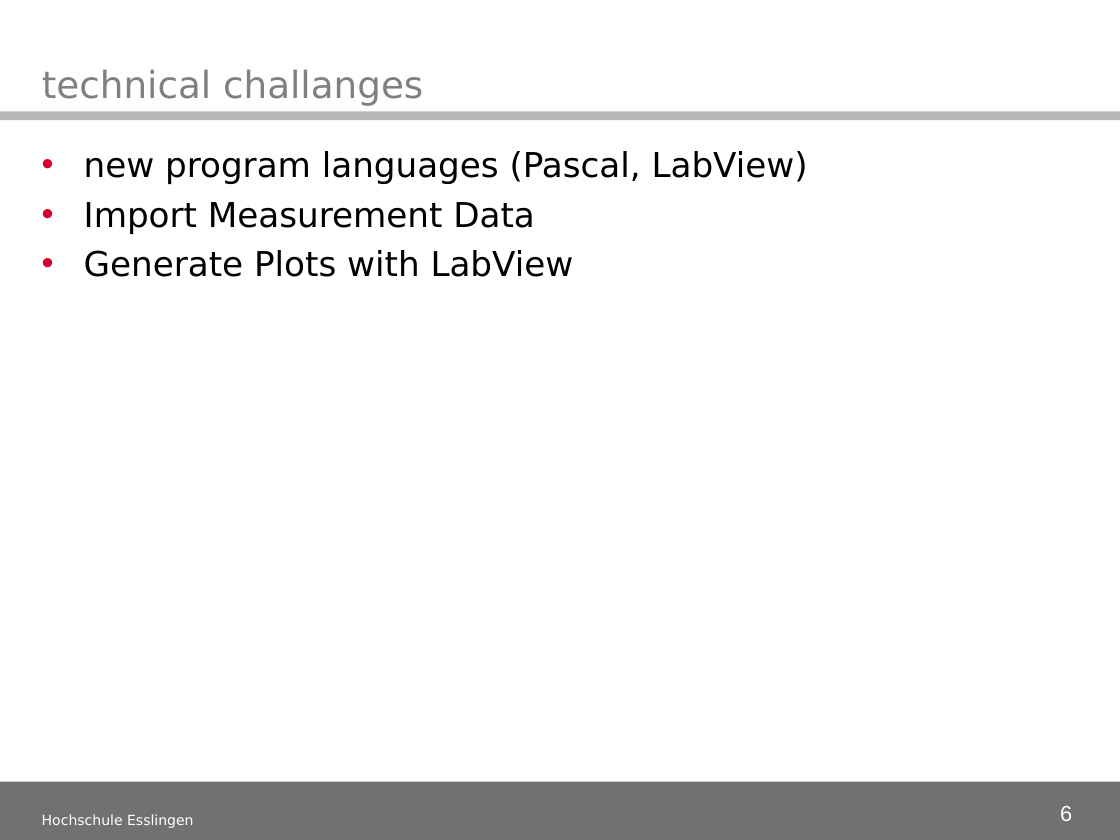
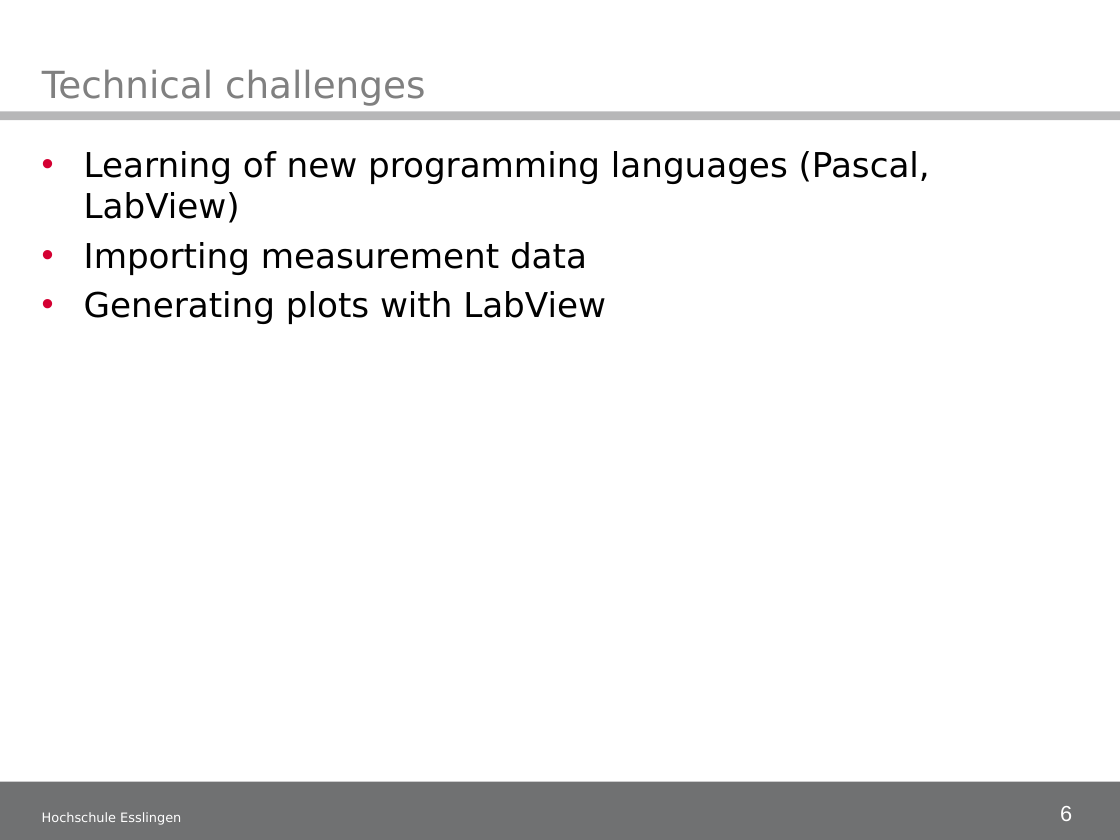
Before and after one commit to illogicdev/magneto, a slide deck: slide 6 of doku/50_Midtermpresentation/Midterm presentation_1.ppt. Drawn at 1120x840 pixels with LibreOffice and Linux fonts; fonts in the diff are those of the drawing; background and template pictures are left out. Boxes give left, top, right and bottom in pixels: in the first picture for what was removed or moved away, otherwise in the second. Text is boxed around its words. In the diff, an @@ line names an element or a change of style, - is before the commit and + after.

Commit message:
Midterm presentation_1.ppt some little changes are made (correcting of typos etc.)

```diff
--- a/doku/50_Midtermpresentation/Midterm presentation_1.ppt
+++ b/doku/50_Midtermpresentation/Midterm presentation_1.ppt
@@ title at <box>42,69,425,105</box>: text changed @@
-technical challanges
+Technical challenges
@@ text at <box>84,151,930,324</box>: text changed @@
-• new program languages (Pascal, LabView)
-• Import Measurement Data
-• Generate Plots with LabView
+• Learning of new programming languages (Pascal, LabView)
+• Importing measurement data
+• Generating plots with LabView
@@ text "Hochschule Esslingen" at <box>42,812,181,825</box>: size 9 to 8.3 pt @@
```
Also in this commit, not shown: 6 other slides changed.
